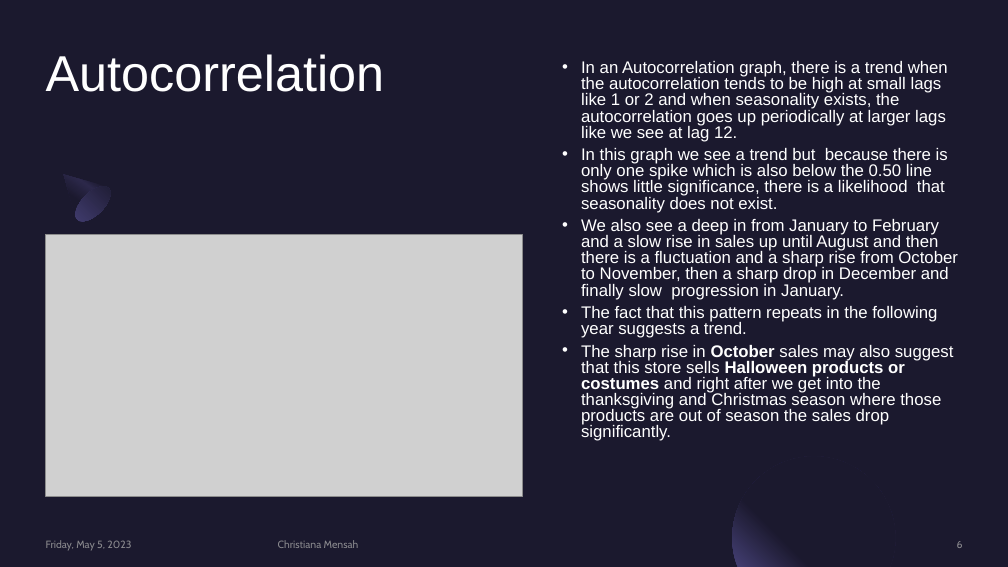
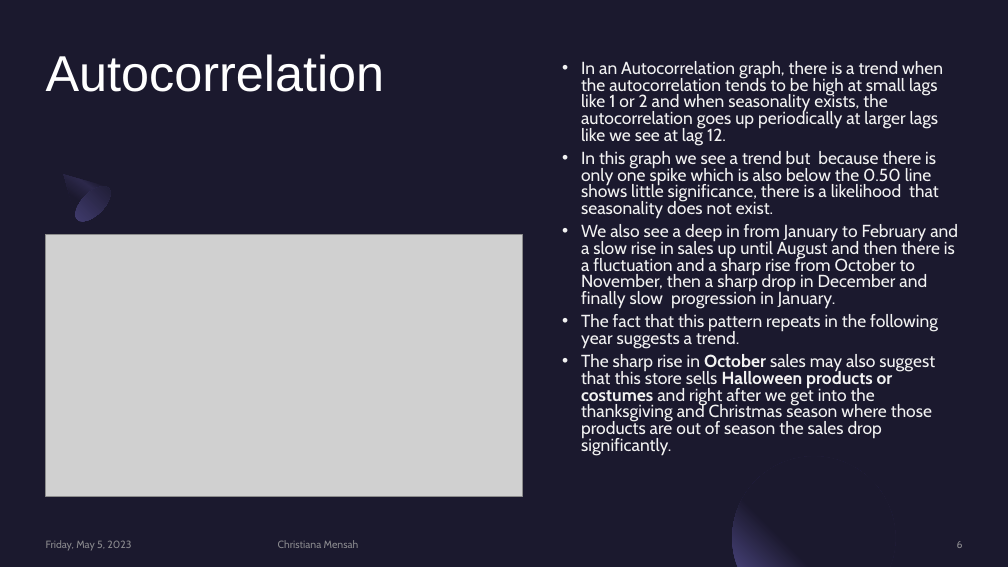
Before and after one commit to cmensah11/ForcastingCase, a slide deck: slide 6 of Forecast Analysis and SQL Queries.pptx. Drawn at 1008x567 pixels with LibreOffice and Linux fonts; fonts in the diff are those of the drawing; grey boxes stand for pictures. Boxes give left, top, right and bottom in pixels: in the first picture for what was removed or moved away, otherwise in the second. Text is boxed around its words. In the diff, an @@ line names an element or a change of style, - is before the commit and + after.

```diff
--- a/Forecast Analysis and SQL Queries.pptx
+++ b/Forecast Analysis and SQL Queries.pptx
@@ text "In an Autocorrelation graph, there ..." at (x1=581, y1=61, x2=958, y2=456): size 16 to 16.6 pt, font Arial to Cabin, text colour #FFFFFF to #F2F2F2 @@
```
Also in this commit, not shown: 4 other slides changed, 1 other file.
